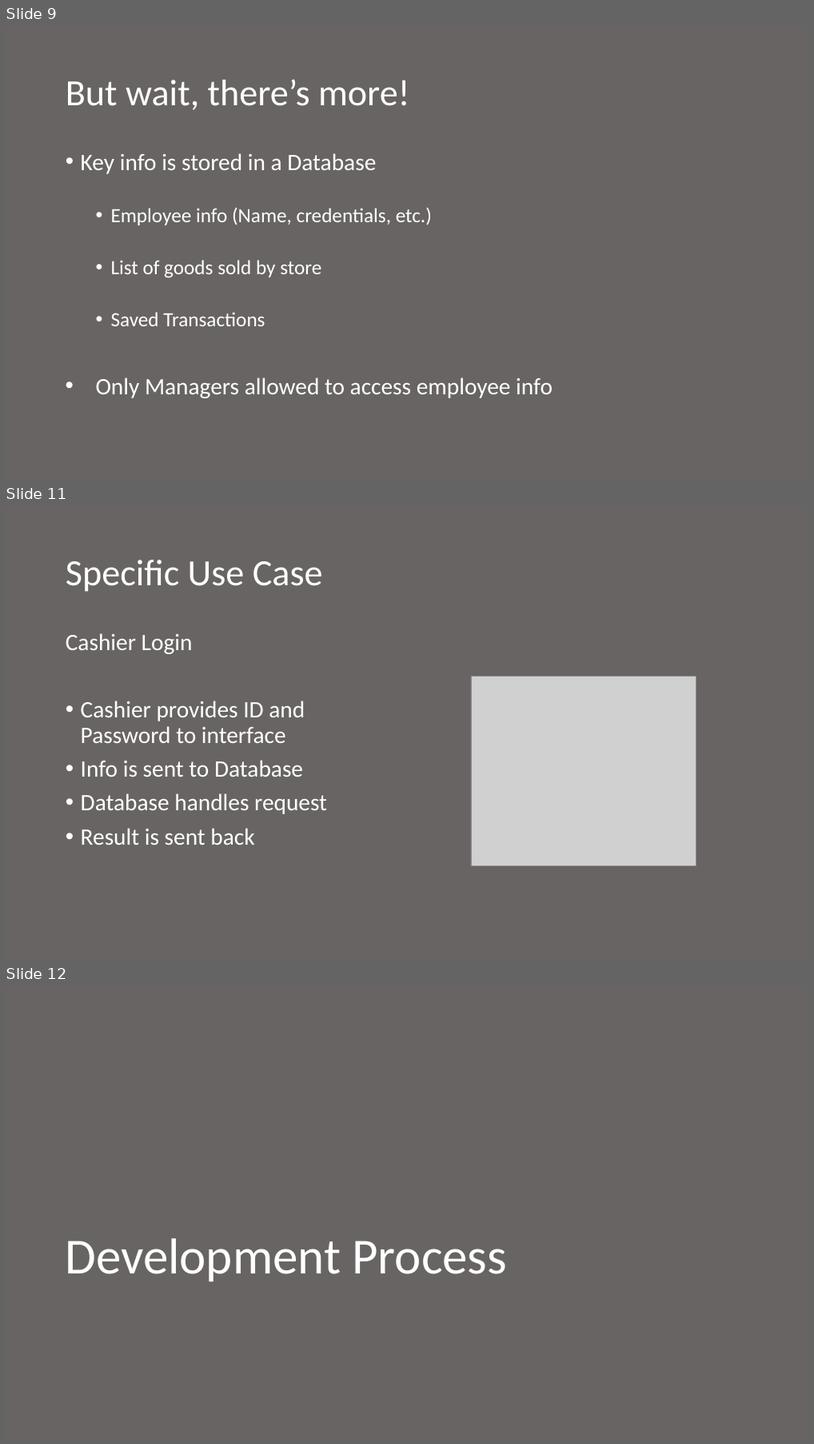
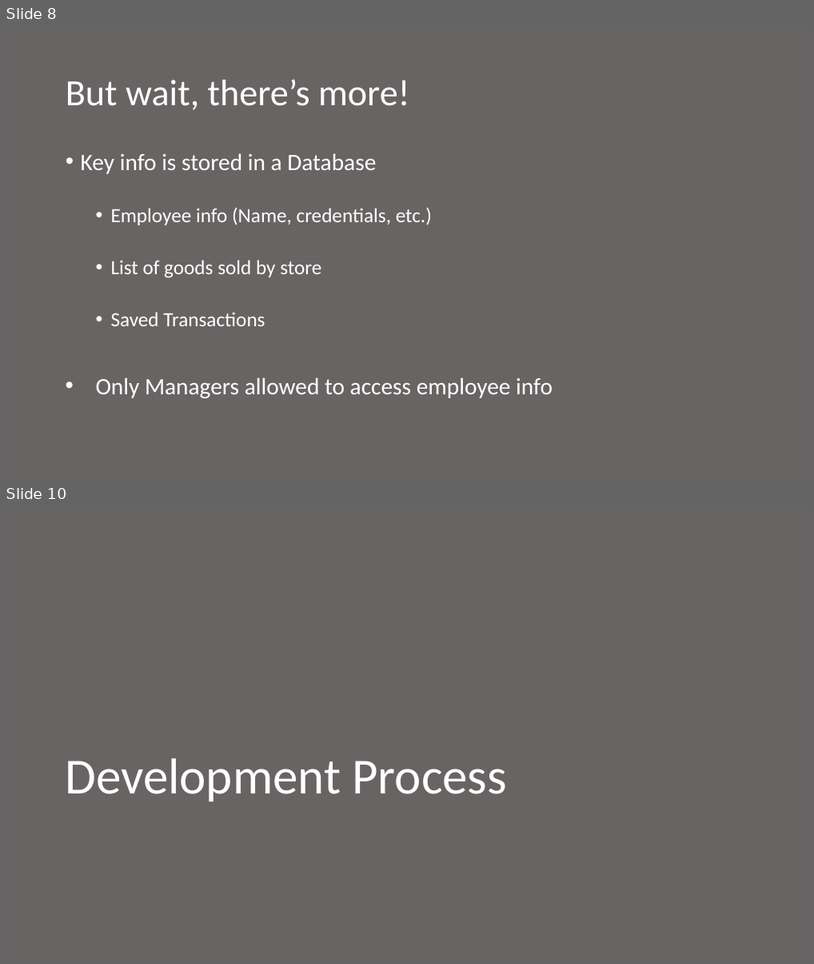
Before and after one commit to boltu11/DashForCash, a slide deck: Presentation.pptx. Shown one above the other, each under a label of ours: slides 9, 11 and 12 before the commit, slides 8 and 10 after it; the slides between them are not shown. The pictures are 814x1444 and 814x964 pixels, drawn with LibreOffice and Linux fonts; fonts in the diff are those of the drawing; grey boxes stand for pictures. Boxes give left, top, right and bottom in pixels: in the first picture for what was removed or moved away, otherwise in the second. Text is boxed around its words. In the diff, an @@ line names an element or a change of style, - is before the commit and + after.

```diff
--- a/Presentation.pptx
+++ b/Presentation.pptx
@@ slide 11 removed at bbox=[4, 506, 810, 960], background #696464 @@
@@ title removed at bbox=[66, 560, 323, 592] @@
-Specific Use Case
@@ text removed at bbox=[66, 633, 327, 844] @@
-Cashier Login
-• Cashier provides ID and Password to interface
-• Info is sent to Database
-• Database handles request
-• Result is sent back
@@ picture removed at bbox=[471, 676, 696, 866] @@
@@ what was slide 9 is now slide 8 @@
@@ what was slide 12 is now slide 10 @@
```
Also in this commit, not shown: 6 slides changed, 6 slides added, 2 other slides removed.
